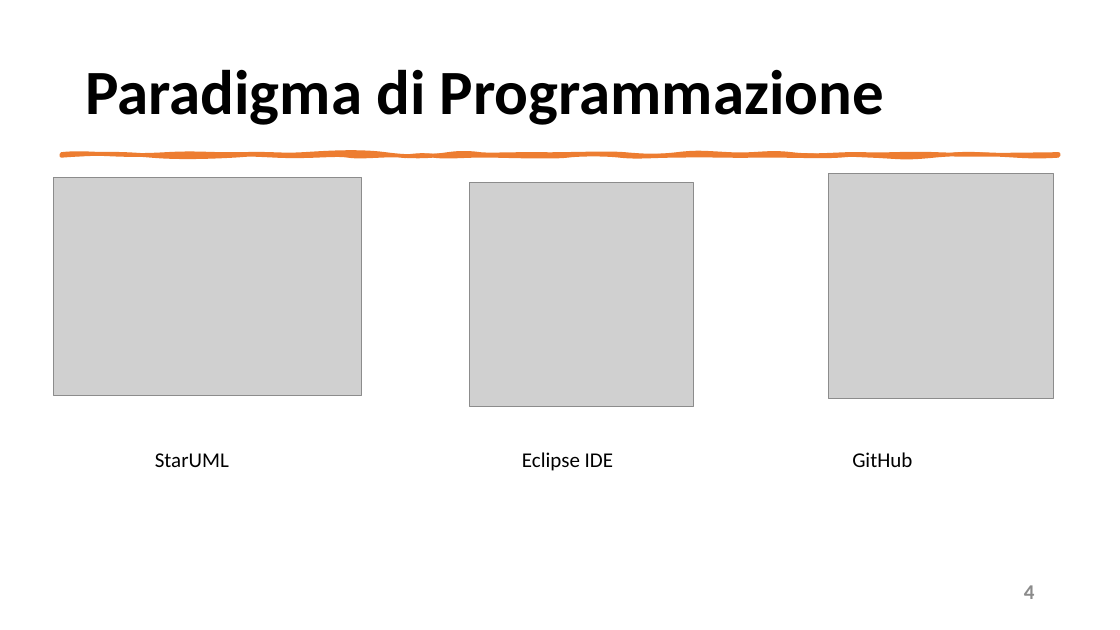
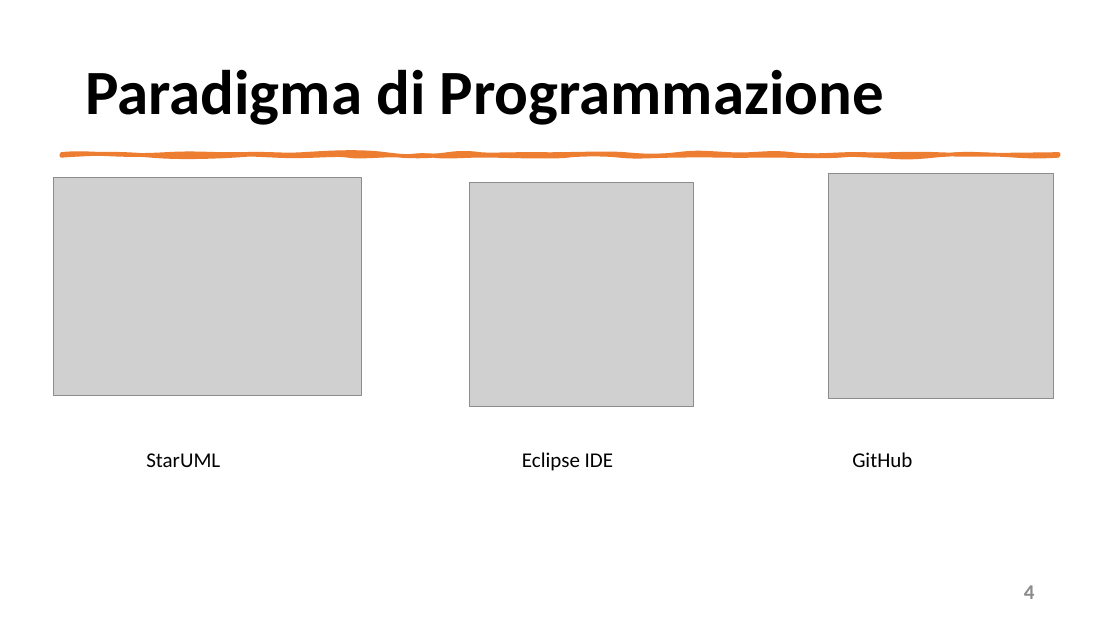
Before and after one commit to mangilimatteo/Progetto_Ingegneria_Software_Cattaneo_Mangili_Saini, a slide deck: slide 4 of Presentazione/Presentazione_Progetto.pptx. Drawn at 1120x630 pixels with LibreOffice and Linux fonts; fonts in the diff are those of the drawing; grey boxes stand for pictures. Boxes give left, top, right and bottom in pixels: in the first picture for what was removed or moved away, otherwise in the second. Text is boxed around its words. In the diff, an @@ line names an element or a change of style, - is before the commit and + after.

```diff
--- a/Presentazione/Presentazione_Progetto.pptx
+++ b/Presentazione/Presentazione_Progetto.pptx
@@ text "StarUML": place and size @@
-text "StarUML" at bbox=[155, 453, 229, 467]
+text "StarUML" at bbox=[146, 453, 220, 467]
```
Also in this commit, not shown: 10 other slides changed, 1 other file.
